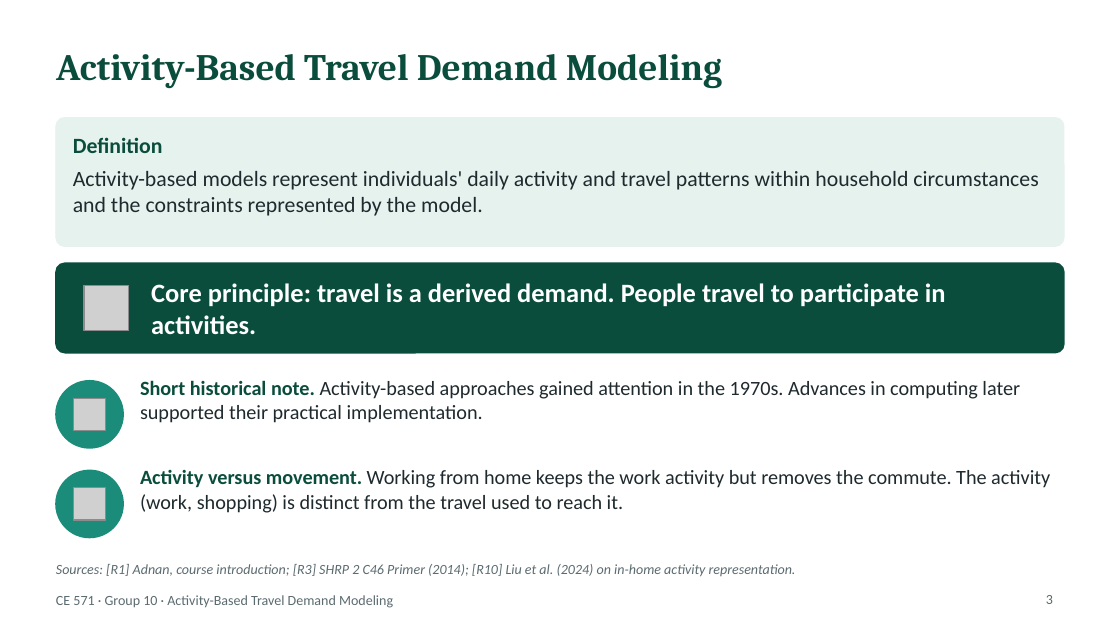
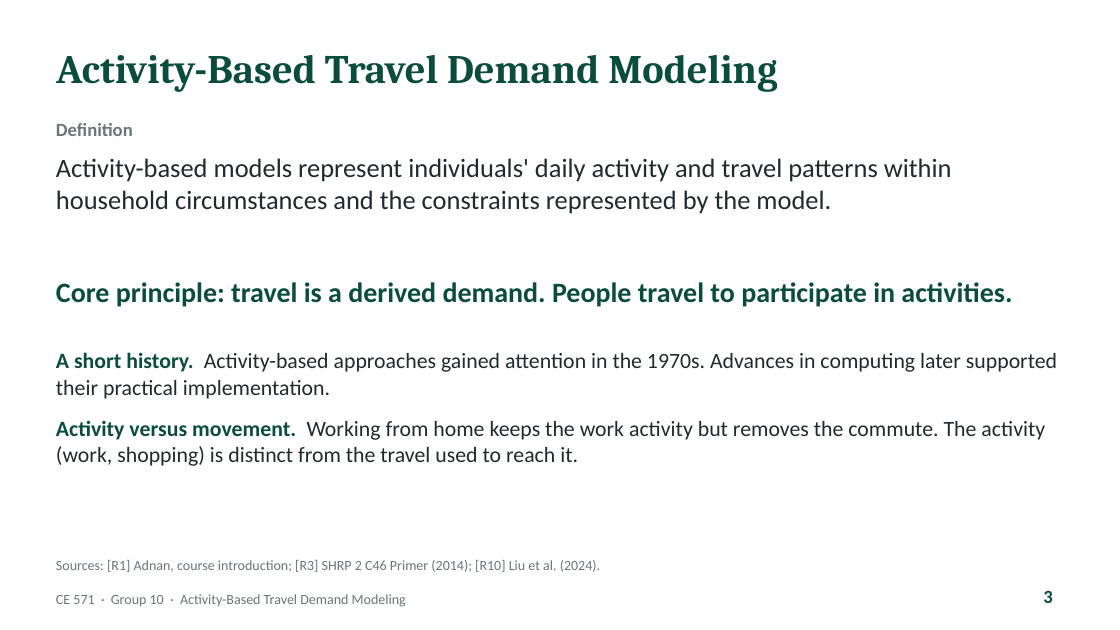
Before and after one commit to abdelmohdi/Claude, a slide deck: slide 3 of CE571_Group10_ABM_Presentation/CE571_Group10_Activity_Based_Travel_Demand_Modeling.pptx. Drawn at 1120x630 pixels with LibreOffice and Linux fonts; fonts in the diff are those of the drawing; grey boxes stand for pictures. Boxes give left, top, right and bottom in pixels: in the first picture for what was removed or moved away, otherwise in the second. Text is boxed around its words. In the diff, an @@ line names an element or a change of style, - is before the commit and + after.

```diff
--- a/CE571_Group10_ABM_Presentation/CE571_Group10_Activity_Based_Travel_Demand_Modeling.pptx
+++ b/CE571_Group10_ABM_Presentation/CE571_Group10_Activity_Based_Travel_Demand_Modeling.pptx
@@ title "Activity-Based Travel Demand Modeling" at <box>56,55,777,92</box>: size 24 to 26 pt @@
@@ text "Definition": place and size @@
-text "Definition" at <box>73,137,163,153</box>
+text "Definition" at <box>56,123,133,136</box>
@@ text "Definition" at <box>56,123,133,136</box>: size 14 to 12 pt, text colour #0B4D3C to #6B7679; vertical alignment middle to top @@
@@ rounded rectangle removed at <box>56,118,1064,246</box> @@
@@ text "Activity-based models represent individuals' daily ...": place and size @@
-text "Activity-based models represent individuals' daily ..." at <box>73,171,1038,216</box>
+text "Activity-based models represent individuals' daily ..." at <box>56,158,952,214</box>
@@ text "Activity-based models represent individuals' daily ..." at <box>56,158,952,214</box>: size 14 to 17 pt, text colour #1F2A2E to #222A2E @@
@@ text "Core principle: travel is a ...": place and size @@
-text "Core principle: travel is a ..." at <box>151,283,946,335</box>
+text "Core principle: travel is a ..." at <box>56,282,1012,307</box>
@@ text "Core principle: travel is a ..." at <box>56,282,1012,307</box>: size 17 to 18 pt, text colour #FFFFFF to #0B4D3C @@
@@ rounded rectangle removed at <box>56,263,1064,353</box> @@
@@ picture removed at <box>84,286,129,330</box> @@
@@ text at <box>56,352,1057,399</box>: paragraph added @@
+– A short history. Activity-based approaches gained attention in the 1970s. Advances in computing later supported their practical implementation.
@@ text "A short history. Activity-based approaches ...": place and size @@
-text "A short history. Activity-based approaches ..." at <box>140,470,1050,513</box>
+text "A short history. Activity-based approaches ..." at <box>56,352,1057,466</box>
@@ ellipse removed at <box>56,381,123,448</box> @@
@@ text removed at <box>140,380,1020,423</box> @@
-Short historical note. Activity-based approaches gained attention in the 1970s. Advances in computing later supported their practical implementation.
@@ picture removed at <box>74,399,106,431</box> @@
@@ text at <box>56,420,1045,466</box>: size 13 to 14 pt in "Activity versus movement. Working from home keeps ..."; text colour #1F2A2E to #222A2E in "Working from home keeps the work activity ..."; bullet none to –; more space between paragraphs @@
@@ ellipse removed at <box>56,470,123,538</box> @@
@@ picture removed at <box>74,488,106,521</box> @@
@@ text at <box>56,560,600,572</box>: text changed; text colour #5B6B70 to #6B7679; italic off @@
-Sources: [R1] Adnan, course introduction; [R3] SHRP 2 C46 Primer (2014); [R10] Liu et al. (2024) on in-home activity representation.
+Sources: [R1] Adnan, course introduction; [R3] SHRP 2 C46 Primer (2014); [R10] Liu et al. (2024).
@@ text "CE 571 · Group 10 ..." at <box>56,594,406,607</box>: text colour #5B6B70 to #6B7679 @@
@@ page number at <box>1043,590,1052,603</box>: size 9 to 12 pt, text colour #5B6B70 to #0B4D3C, bold on @@
```
Also in this commit, not shown: 52 other slides changed, 1 slide added, 1 other file.
